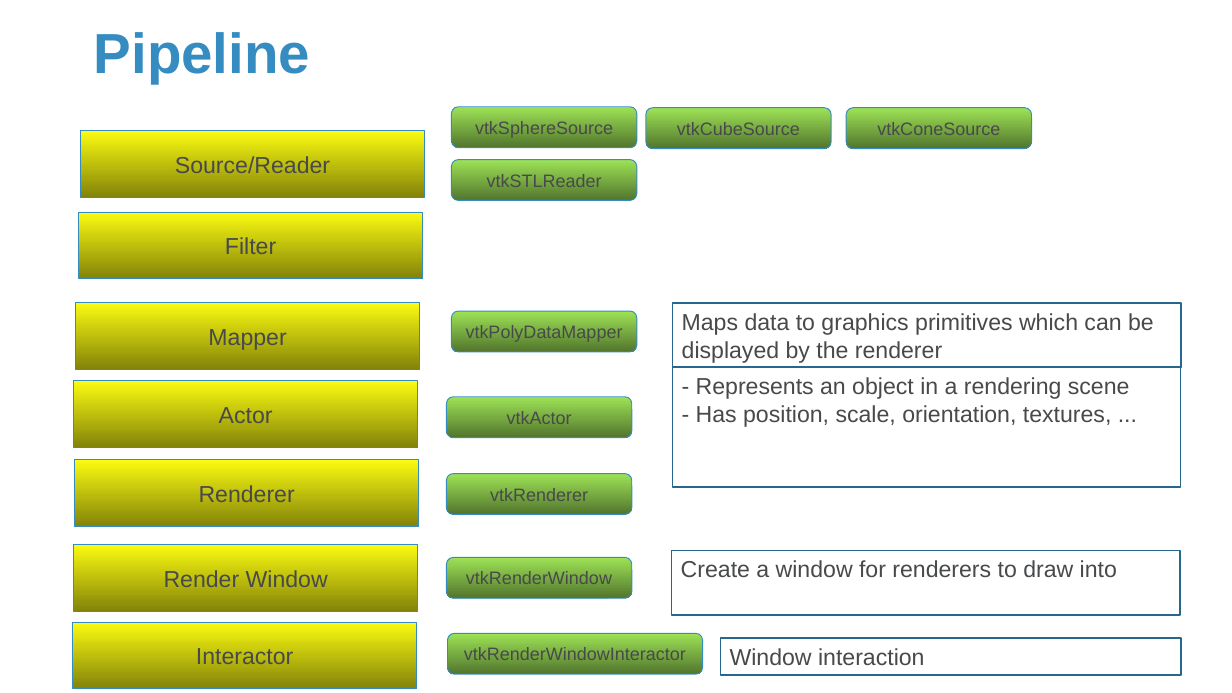
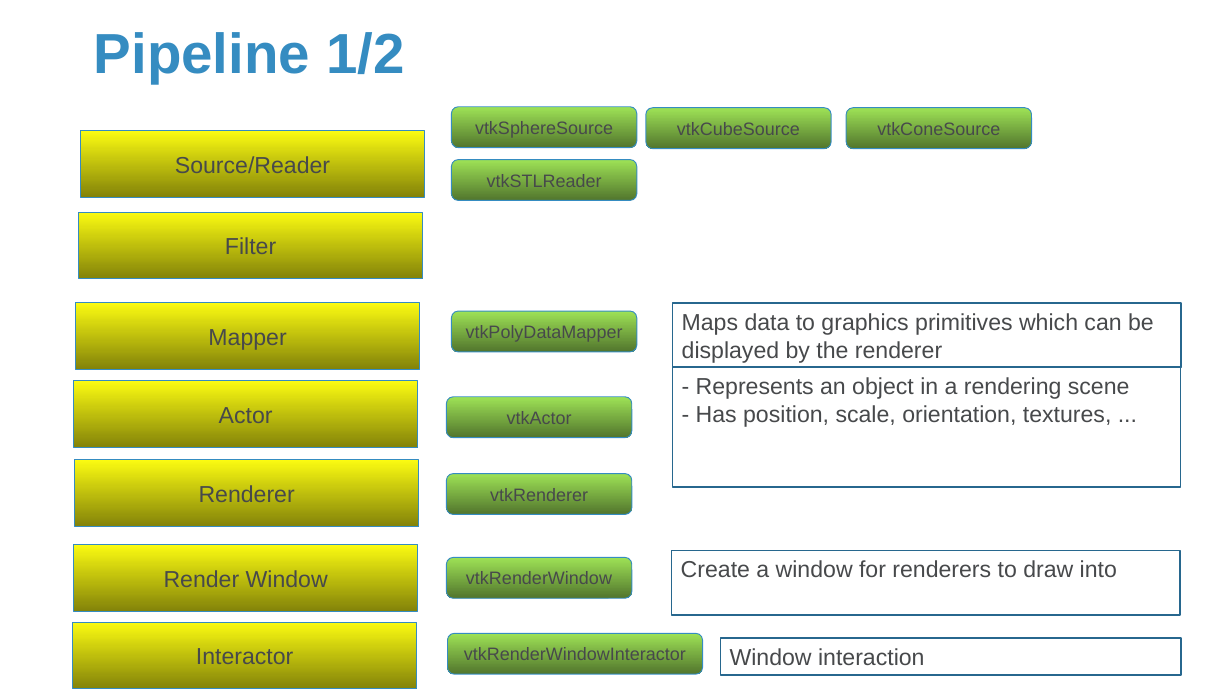
Before and after one commit to Sparks-Lu/TechNotes, a slide deck: slide 3 of 3D/VTK-Notes.pptx. Drawn at 1232x693 pixels with LibreOffice and Linux fonts; fonts in the diff are those of the drawing; background and template pictures are left out. Boxes give left, top, right and bottom in pixels: in the first picture for what was removed or moved away, otherwise in the second. Text is boxed around its words. In the diff, an @@ line names an element or a change of style, - is before the commit and + after.

```diff
--- a/3D/VTK-Notes.pptx
+++ b/3D/VTK-Notes.pptx
@@ title at [94,32,404,84]: text changed @@
-Pipeline
+Pipeline 1/2
```
Also in this commit, not shown: 14 slides added, 13 other files.
